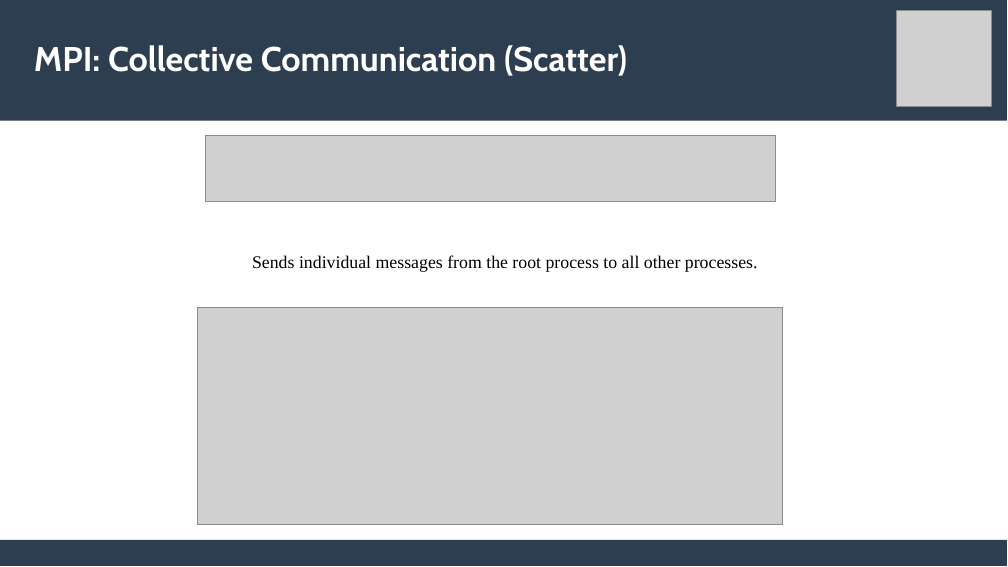
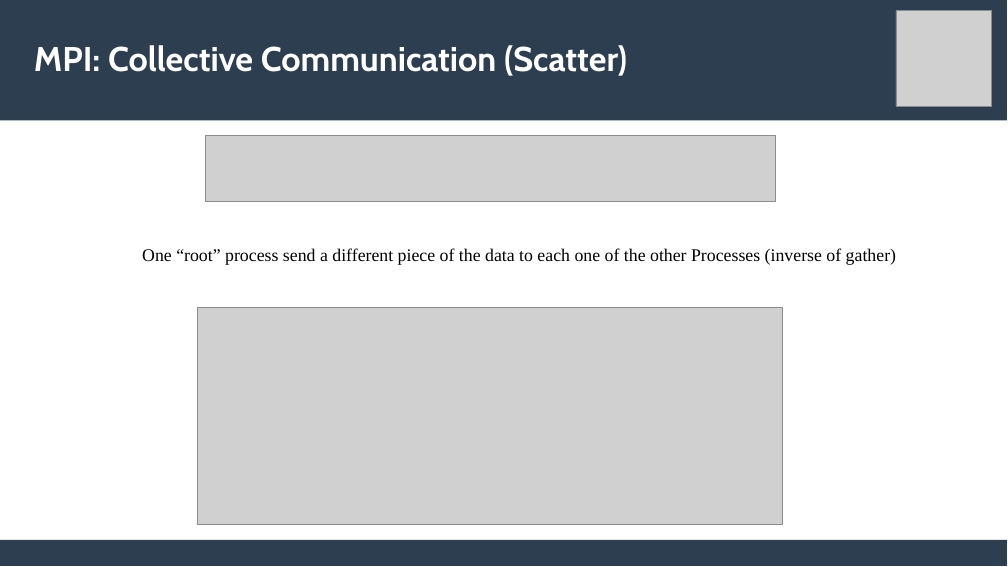
Before and after one commit to lemoinep/ParallelProgramming, a slide deck: slide 17 of MySlides/Session2_ParallelProgramming_MPI.pptx (slide 13 before the commit). Drawn at 1008x567 pixels with LibreOffice and Linux fonts; fonts in the diff are those of the drawing; grey boxes stand for pictures. Boxes give left, top, right and bottom in pixels: in the first picture for what was removed or moved away, otherwise in the second. Text is boxed around its words. In the diff, an @@ line names an element or a change of style, - is before the commit and + after.

```diff
--- a/MySlides/Session2_ParallelProgramming_MPI.pptx
+++ b/MySlides/Session2_ParallelProgramming_MPI.pptx
@@ text at <box>142,248,896,265</box>: text changed @@
-Sends individual messages from the root process to all other processes.
+One “root” process send a different piece of the data to each one of the other Processes (inverse of gather)
```
Also in this commit, not shown: 11 other slides changed, 6 slides added, 3 slides removed, 1 other file.
